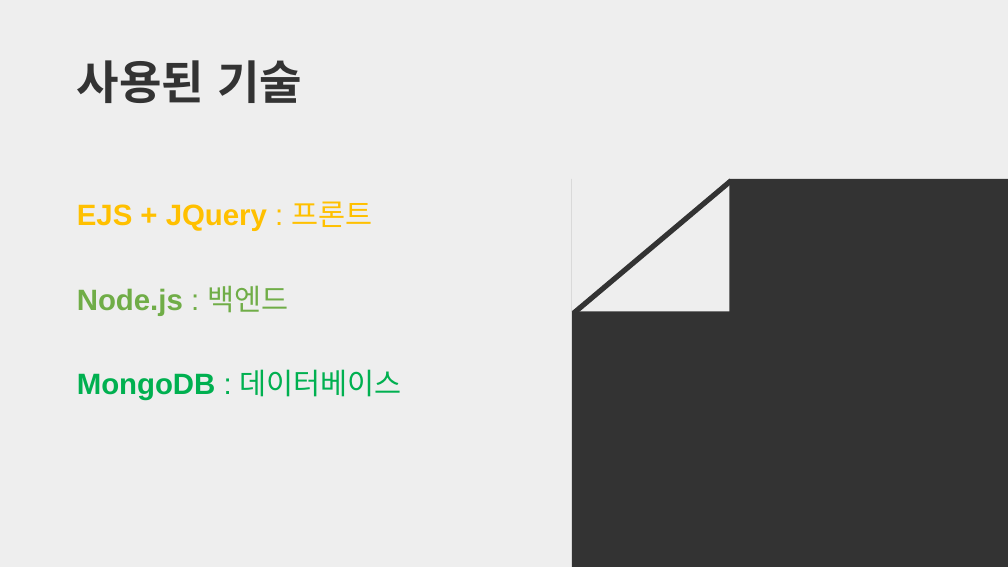
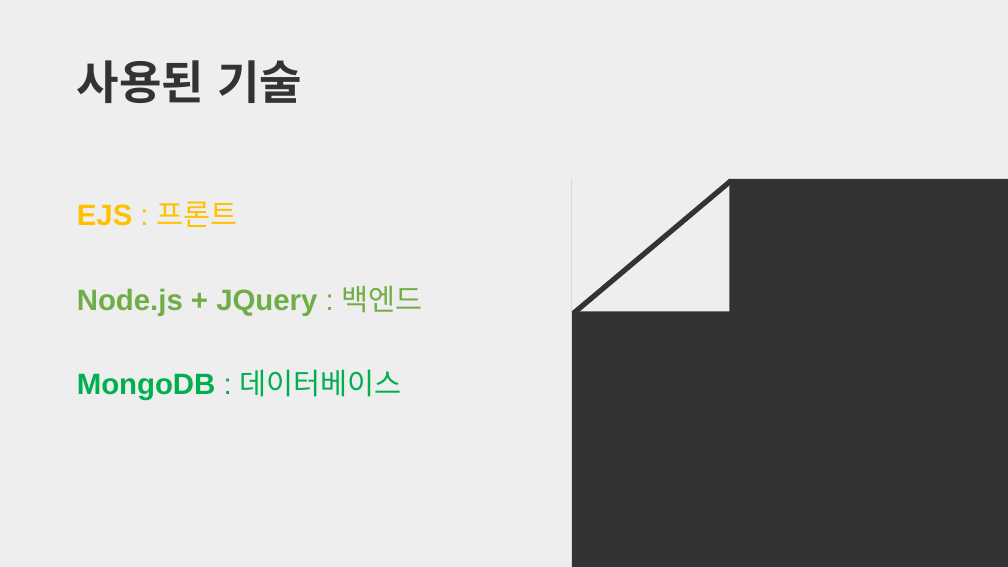
Before and after one commit to choi2j/mymemo, a slide deck: slide 4 of MyMemo.pptx. Drawn at 1008x567 pixels with LibreOffice and Linux fonts; fonts in the diff are those of the drawing. Boxes give left, top, right and bottom in pixels: in the first picture for what was removed or moved away, otherwise in the second. Text is boxed around its words. In the diff, an @@ line names an element or a change of style, - is before the commit and + after.

Commit message:
ppt

```diff
--- a/MyMemo.pptx
+++ b/MyMemo.pptx
@@ text at (x1=77, y1=201, x2=423, y2=316): text changed; text colour #FFC000 to #70AD47 @@
-EJS + JQuery : 프론트
-Node.js : 백엔드
+EJS : 프론트
+Node.js + JQuery : 백엔드
```
